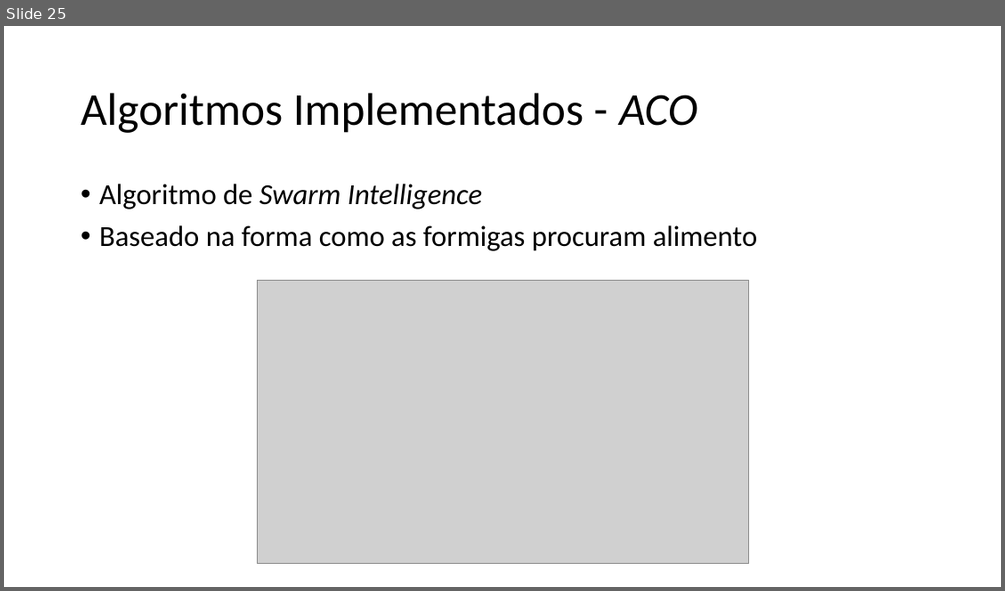
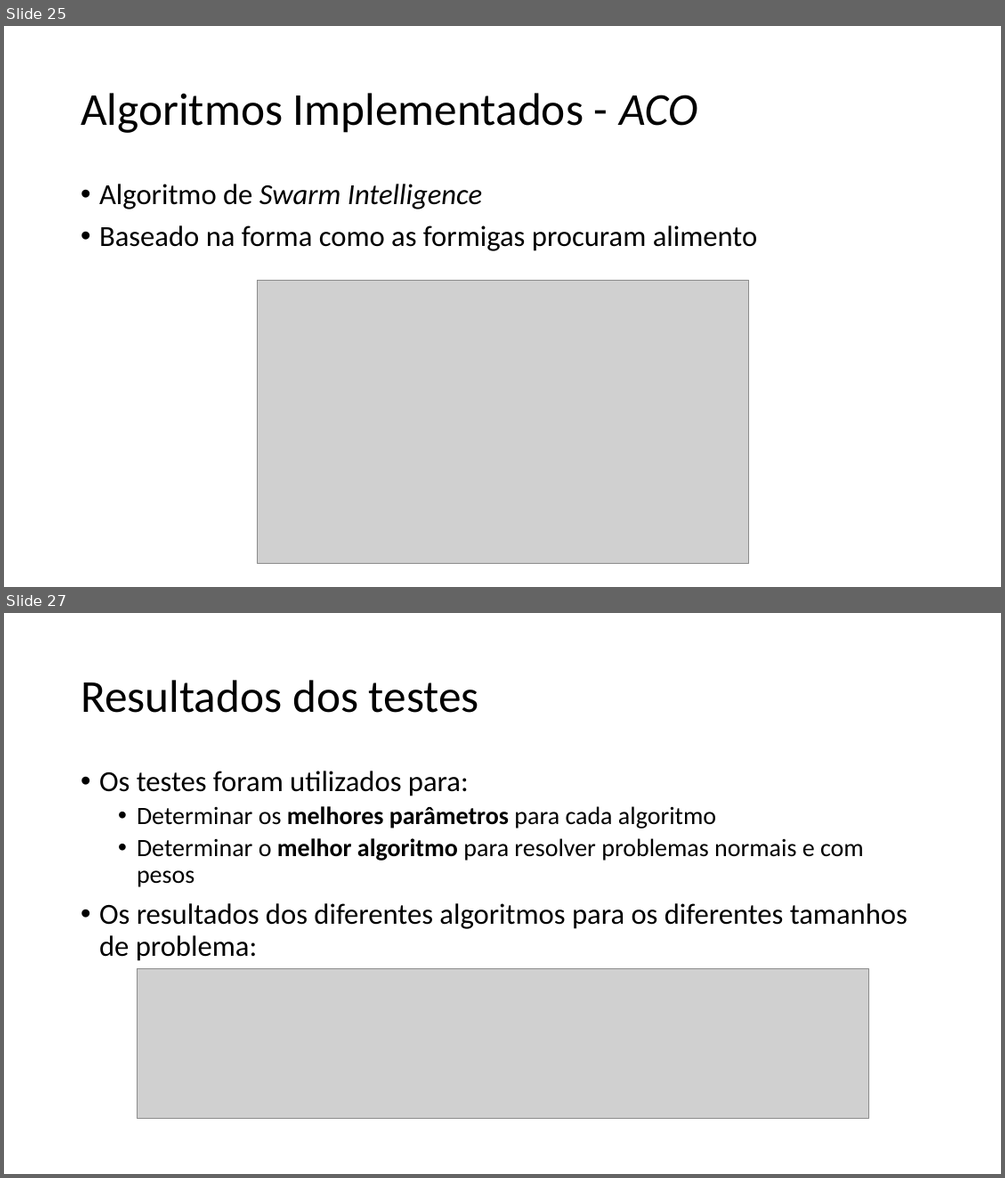
Before and after one commit to xQsme/RLP_Qt, a slide deck: powerpoint_defesa.pptx. Shown one above the other, each under a label of ours: slide 25 before the commit, slides 25 and 27 after it; the slides between them are not shown. The pictures are 1005x591 and 1005x1178 pixels, drawn with LibreOffice and Linux fonts; fonts in the diff are those of the drawing; grey boxes stand for pictures. Boxes give left, top, right and bottom in pixels: in the first picture for what was removed or moved away, otherwise in the second. Text is boxed around its words. In the diff, an @@ line names an element or a change of style, - is before the commit and + after.

```diff
--- a/powerpoint_defesa.pptx
+++ b/powerpoint_defesa.pptx
@@ slide 27 added at box(4, 613, 1001, 1174), background #FFFFFF @@
@@ title added at box(81, 680, 479, 713), 44 pt, text #000000 @@
+Resultados dos testes
@@ text added at box(99, 771, 907, 961), 24 pt, text #000000 @@
+• Os testes foram utilizados para:
+  • Determinar os melhores parâmetros para cada algoritmo
+  • Determinar o melhor algoritmo para resolver problemas normais e com pesos
+• Os resultados dos diferentes algoritmos para os diferentes tamanhos de problema:
@@ picture added at box(138, 968, 869, 1118) @@
```
Also in this commit, not shown: 2 slides changed, 9 other slides added, 2 slides removed.
